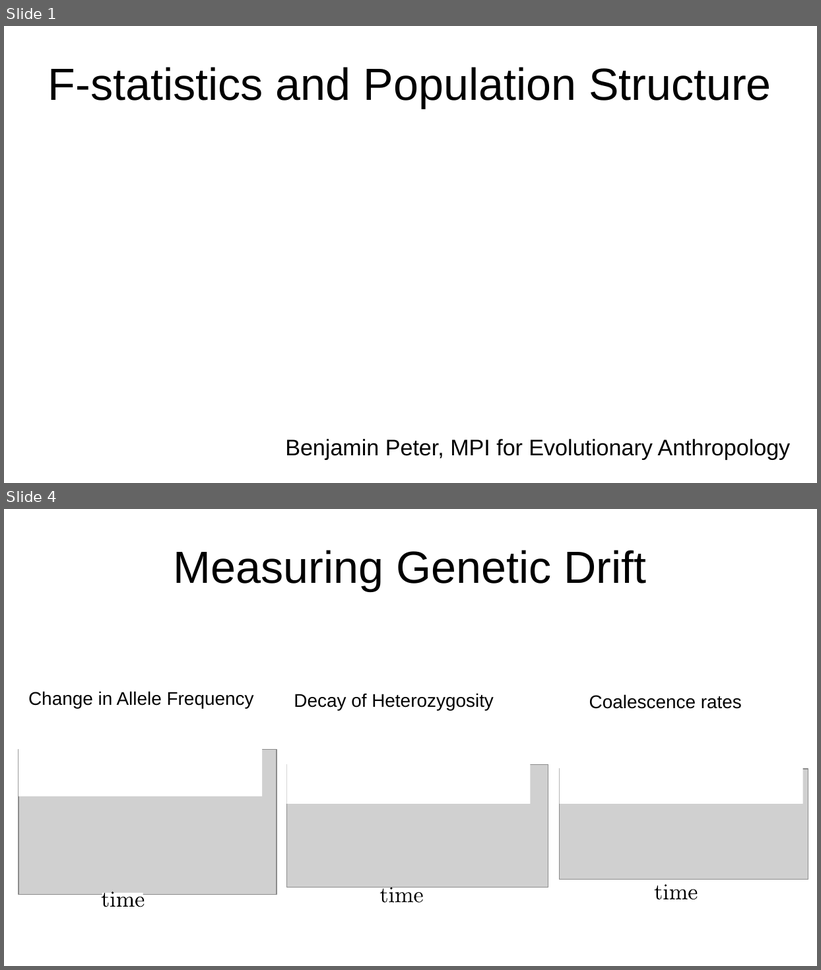
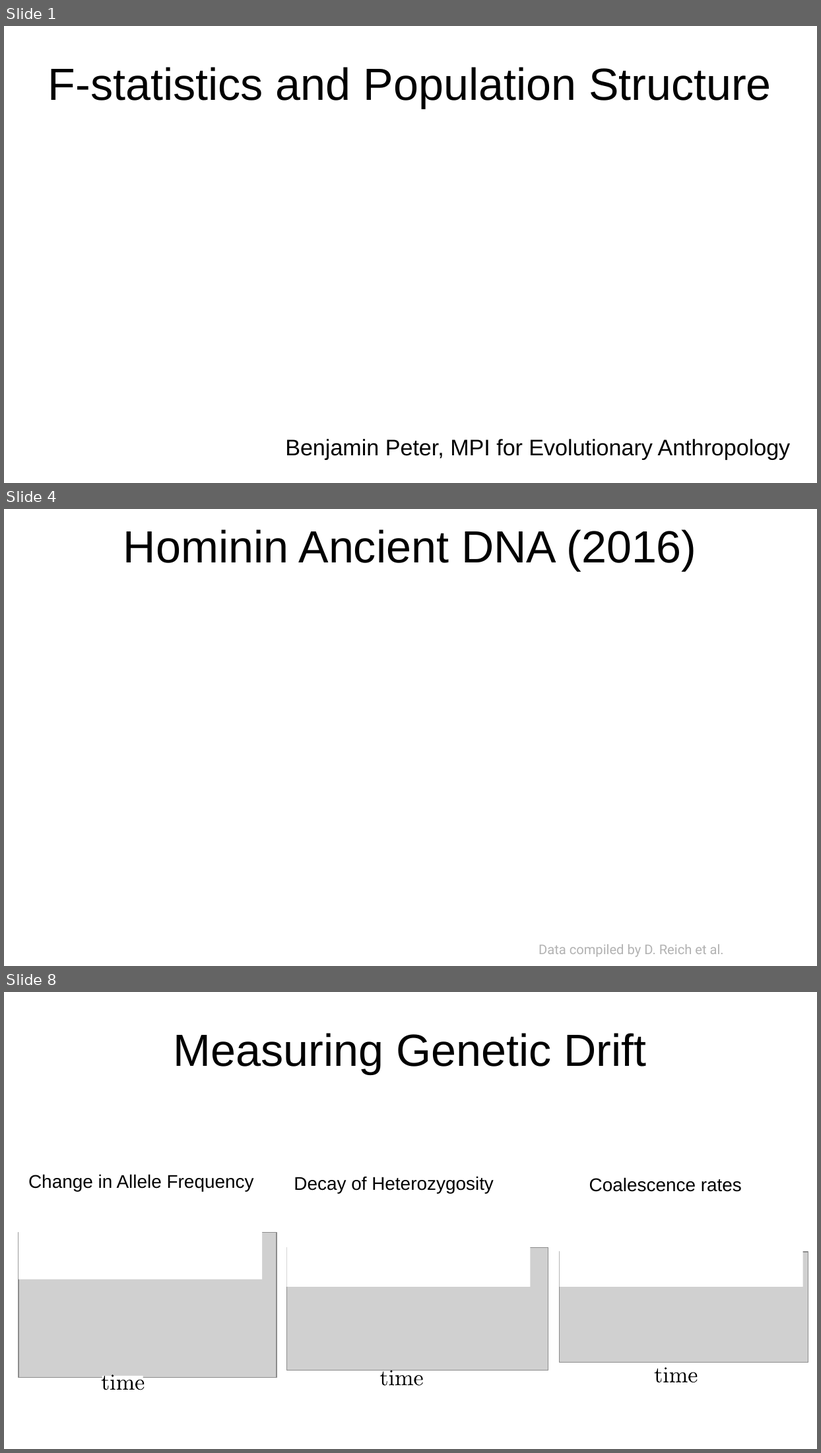
Before and after one commit to BenjaminPeter/cph_course, a slide deck: embo22_peter_day1.odp. Shown one above the other, each under a label of ours: slides 1 and 4 before the commit, slides 1, 4 and 8 after it; the slides between them are not shown. The pictures are 821x970 and 821x1453 pixels, drawn with LibreOffice and Linux fonts; fonts in the diff are those of the drawing; grey boxes stand for pictures; background and template pictures are left out. Boxes give left, top, right and bottom in pixels: in the first picture for what was removed or moved away, otherwise in the second. Text is boxed around its words. In the diff, an @@ line names an element or a change of style, - is before the commit and + after.

```diff
--- a/embo22_peter_day1.odp
+++ b/embo22_peter_day1.odp
@@ slide 4 added at <box>4,509,817,966</box>, background picture (left out) @@
@@ title added at <box>123,529,696,571</box>, 44 pt, text #000000 @@
+Hominin Ancient DNA (2016)
@@ text added at <box>539,945,724,957</box>, 13 pt, text #B2B2B2 @@
+Data compiled by D. Reich et al.
@@ what was slide 4 is now slide 8 @@
```
Also in this commit, not shown: 10 slides changed, 4 other slides added, 1 slide removed, 3 other files.
